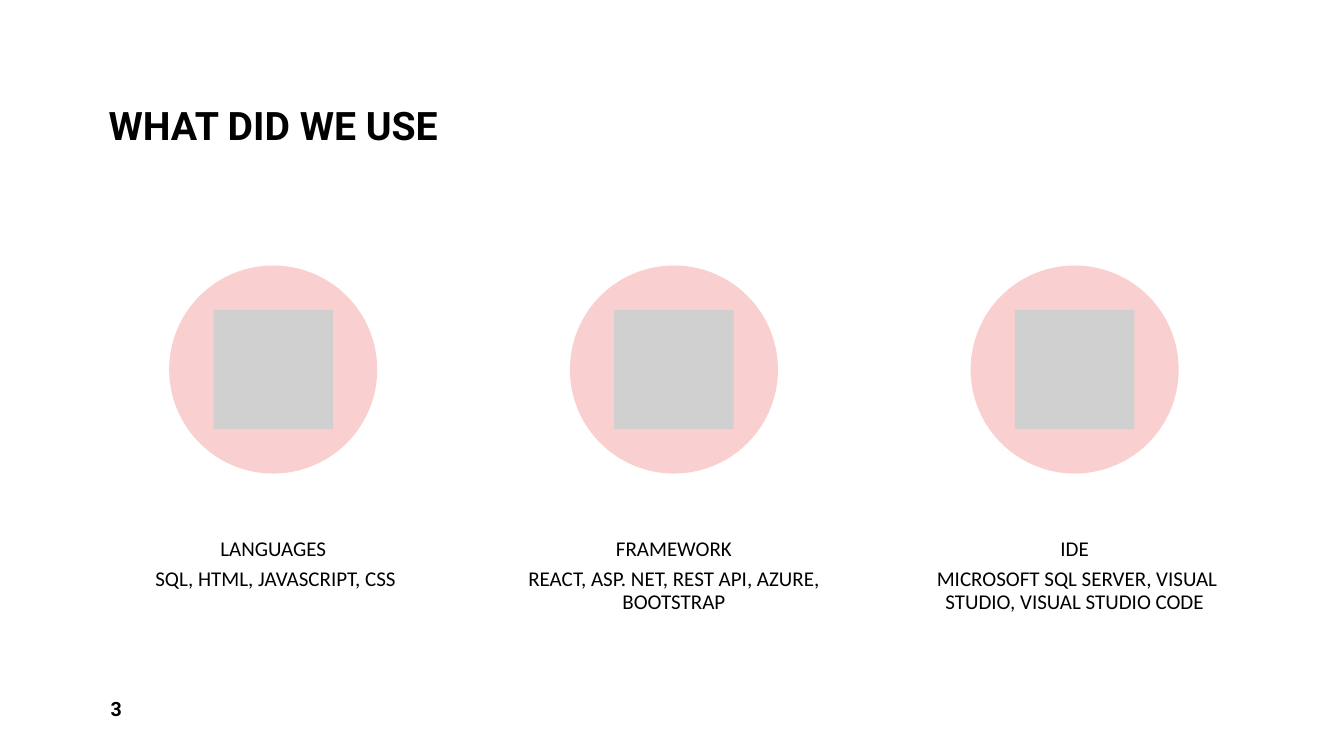
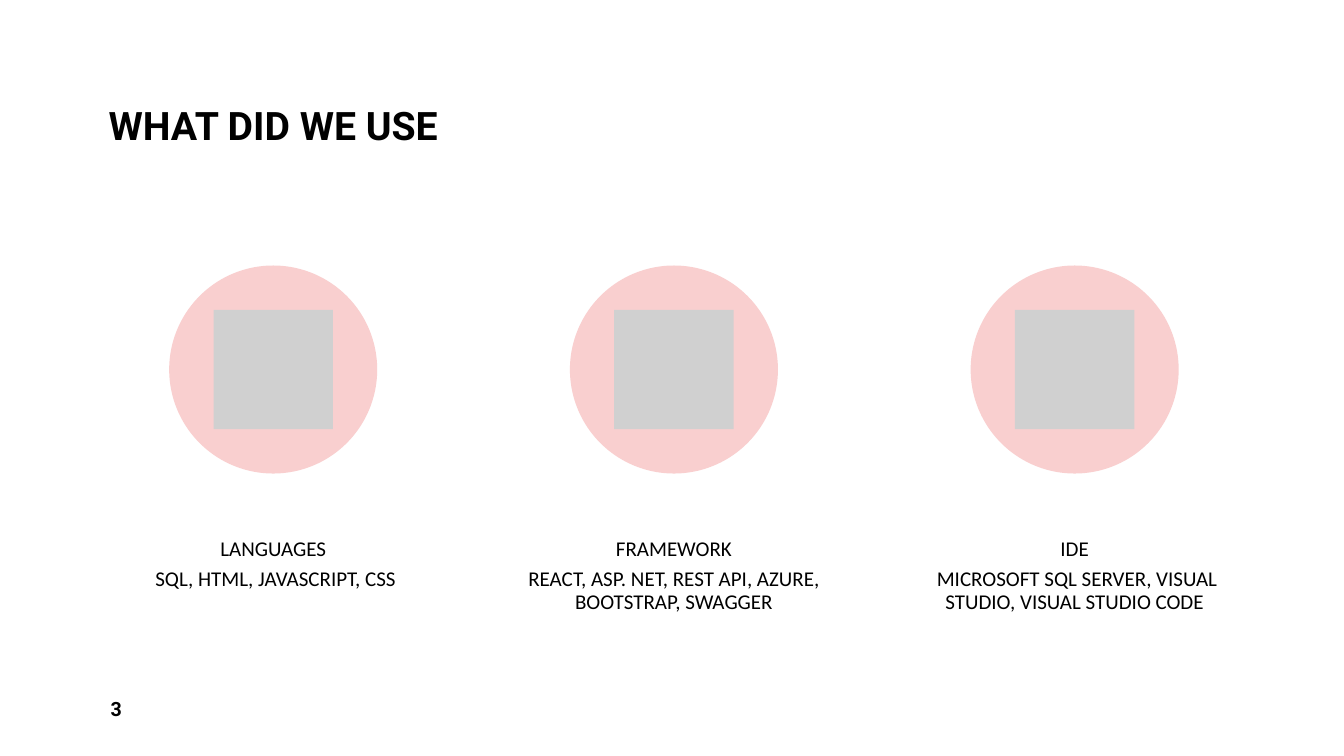
Before and after one commit to ebecke2024/Jungle, a slide deck: slide 3 of Jungle_Presentation.pptx. Drawn at 1344x756 pixels with LibreOffice and Linux fonts; fonts in the diff are those of the drawing; grey boxes stand for pictures. Boxes give left, top, right and bottom in pixels: in the first picture for what was removed or moved away, otherwise in the second. Text is boxed around its words. In the diff, an @@ line names an element or a change of style, - is before the commit and + after.

Commit message:
powerpoint

```diff
--- a/Jungle_Presentation.pptx
+++ b/Jungle_Presentation.pptx
@@ text at (x1=528, y1=572, x2=819, y2=612): text changed @@
-REACT, ASP. NET, REST API, AZURE, BOOTSTRAP
+REACT, ASP. NET, REST API, AZURE, BOOTSTRAP, SWAGGER
```
Also in this commit, not shown: 2 other slides changed, 3 slides added, 5 slides removed, 12 other files.
